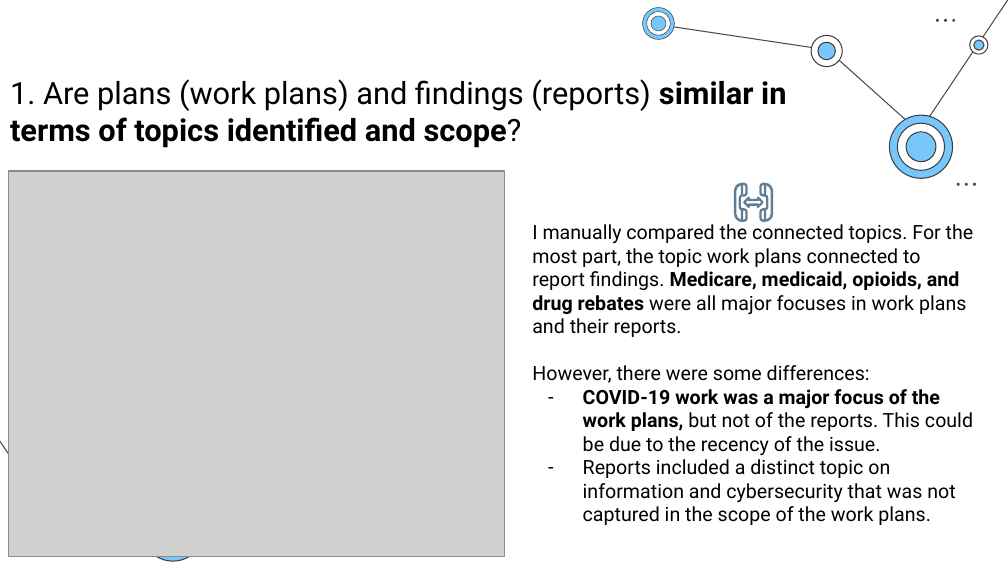
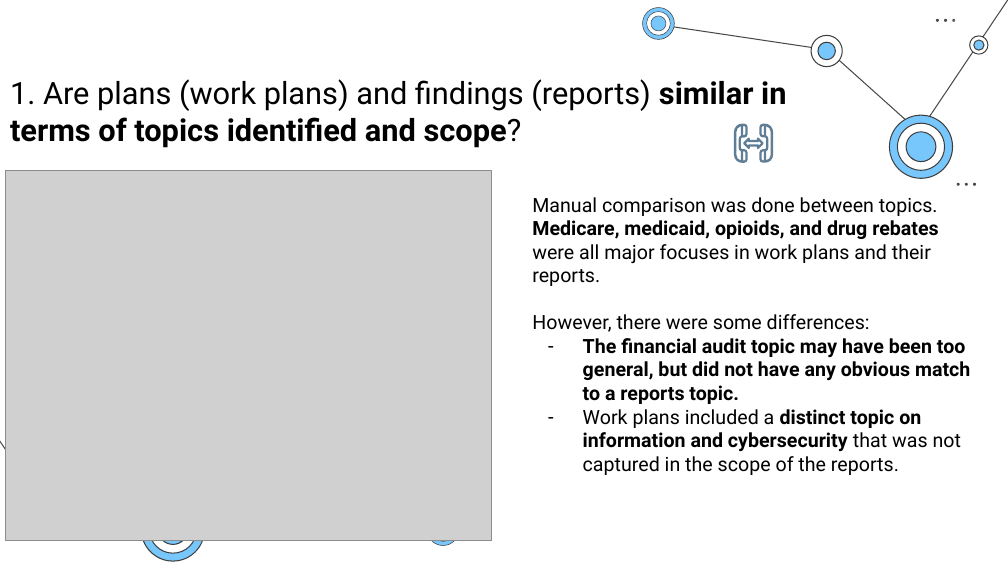
Before and after one commit to Colsai/scott_data606, a slide deck: slide 24 of Project_Presentation/HHSOIG_Topic_Modeling.pptx (slide 23 before the commit). Drawn at 1008x567 pixels with LibreOffice and Linux fonts; fonts in the diff are those of the drawing; grey boxes stand for pictures. Boxes give left, top, right and bottom in pixels: in the first picture for what was removed or moved away, otherwise in the second. Text is boxed around its words. In the diff, an @@ line names an element or a change of style, - is before the commit and + after.

```diff
--- a/Project_Presentation/HHSOIG_Topic_Modeling.pptx
+++ b/Project_Presentation/HHSOIG_Topic_Modeling.pptx
@@ 3 freeform shapes: place and size @@
-3 freeform shapes at (734, 182, 773, 222)
+3 freeform shapes at (734, 124, 773, 163)
@@ picture: place and size @@
-picture at (9, 171, 505, 556)
+picture at (6, 170, 492, 541)
@@ subtitle "Manual comparison was done between ...": place and size @@
-subtitle "Manual comparison was done between ..." at (532, 221, 974, 525)
+subtitle "Manual comparison was done between ..." at (532, 197, 970, 475)
@@ subtitle at (532, 197, 938, 286): text changed @@
-I manually compared the connected topics. For the most part, the topic work plans connected to report findings. Medicare, medicaid, opioids, and drug rebates were all major focuses in work plans and their reports.
+Manual comparison was done between topics. Medicare, medicaid, opioids, and drug rebates were all major focuses in work plans and their reports.
@@ subtitle at (583, 338, 970, 475): text changed; bold on @@
-– COVID-19 work was a major focus of the work plans, but not of the reports. This could be due to the recency of the issue.
-– Reports included a distinct topic on information and cybersecurity that was not captured in the scope of the work plans.
+– The financial audit topic may have been too general, but did not have any obvious match to a reports topic.
+– Work plans included a distinct topic on information and cybersecurity that was not captured in the scope of the reports.
@@ group added at (149, 505, 460, 553): 8 freeform shapes @@
```
Also in this commit, not shown: 5 other slides changed, 1 slide added.
